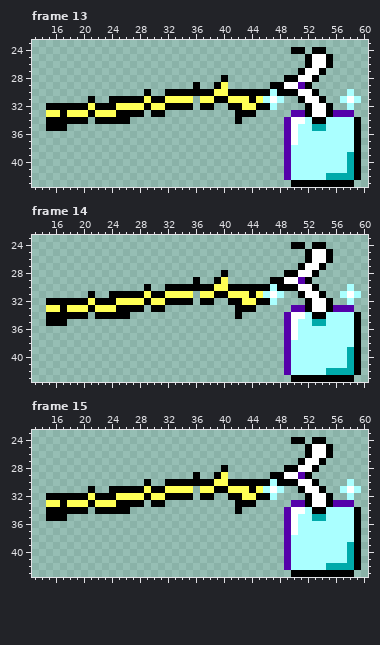
Two states of a pixel-art file, Source/images/ega/level/Hook_Thrown_3.ase. Above, as it was before the edit.
66x44 pixels, 20 frames. Shown: frame 13: x 13..60, y 23..43; frame 14: x 13..60, y 23..43; frame 15: x 13..60, y 23..43. The commit also changed other frames, which this record leaves out.
And afterwards:
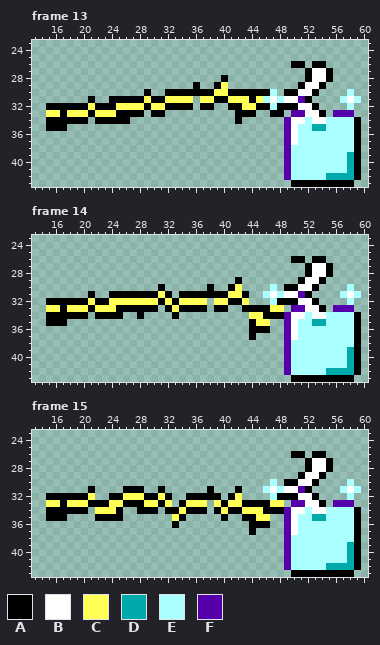
Palette (. is transparent): A #000000  B #ffffff  C #ffff55  D #00aaaa  E #aaffff  F #5500aa
Changes in this commit:
Changed rows in their new state; - is an unchanged pixel.
Frame 13, layer "Layer":
first column x 47:
24 ---..-..-
25 -----....
26 ---AA.AA.
27 ----.A-BA
28 --...ABBA
29 ....ABBA-
30 -.-------
31 --BBFA..-
32 -AAABBA..
33 AA---B-A.
34 ------BB-
Frame 14, layer "Layer":
first column x 24:
24 --------------------------..-..-
25 ----------------------------....
26 --------------------------AA.AA.
27 ---------------------------.A-BA
28 ----------------.--------...ABBA
29 ------------.--..-A----....ABBA-
30 -----.-A......-..-C....-.-------
31 -----A-CA.AAAAA----A..---BBFA..-
32 C----C-AC-CCCC.CC---...-AAABBA..
33 -----A-.ACAAAA-AA-.--AACC---B-A.
34 --.-A----A--------.-CCAAA----BB-
35 --------------------ACC---------
36 --------------------AAA---------
37 --------------------A-----------
Frame 15, layer "Layer":
first column x 22:
24 ----------------------------..-..-
25 ------------------------------....
26 ----------------------------AA.AA.
27 -----------------------------.A-BA
28 ------------------.--------...ABBA
29 --------------.--..------....ABBA-
30 -------.--...............-.-------
31 --..---..-....-.A...A...---BBFA..-
32 ..-A----A--..-A--A--C....-AAABBA..
33 AA-C---CC-C-ACCC-CACC--AACC---B-A.
34 CCC-.-AAA-AACAAA-ACA-CCCAAA----BB-
35 AAAA-------CA-----A--AACC---------
36 -----------A----------AAA---------
37 ----------------------A-----------
Boxes around the changes in both pictures, in picture pixels (x1, y1, x2, y2):
changed: (270, 47, 333, 124)
changed: (109, 242, 333, 340)
changed: (95, 437, 333, 535)
